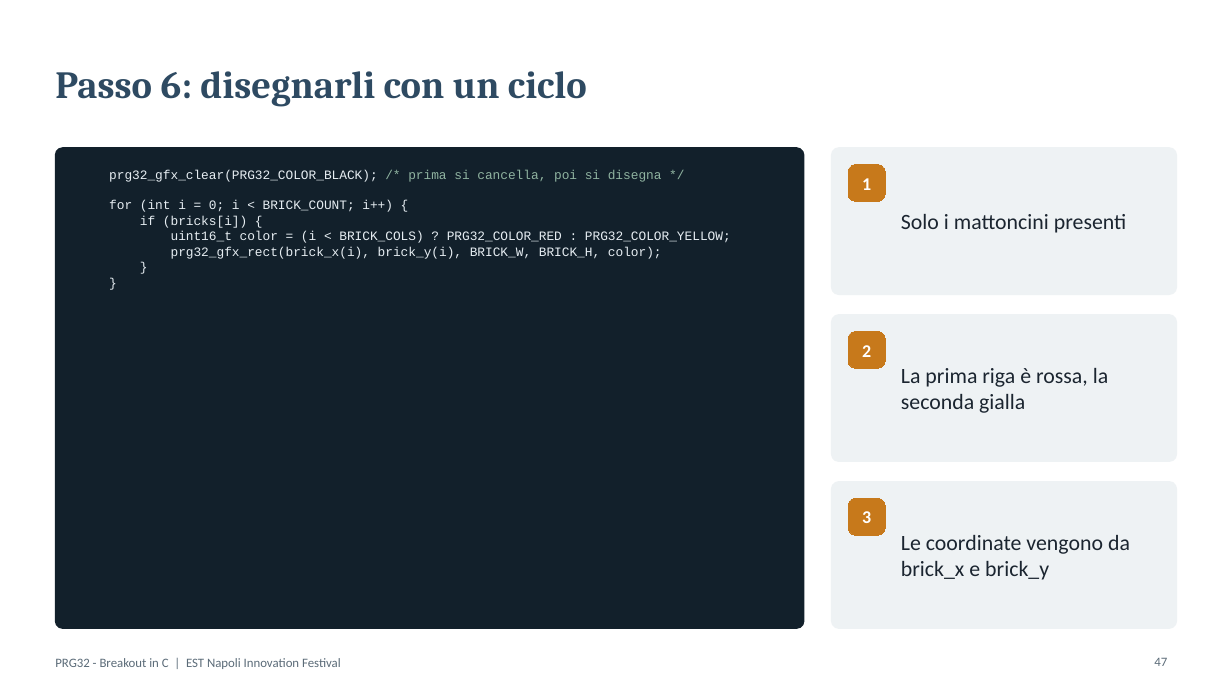
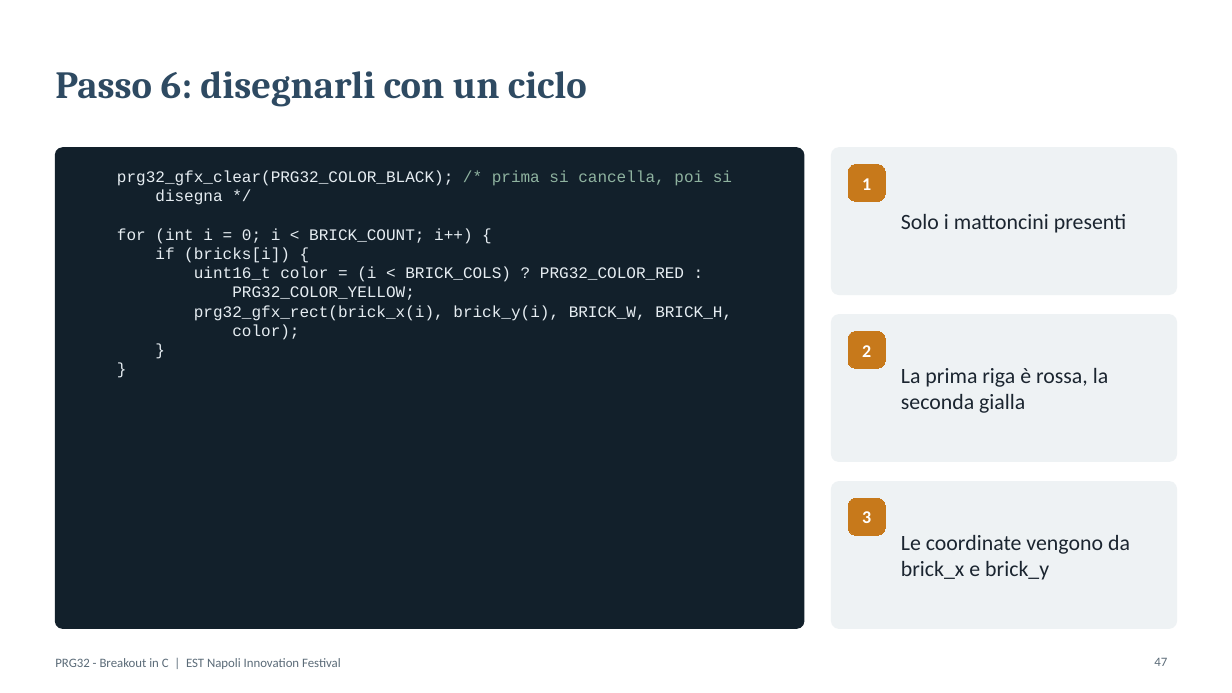
Before and after one commit to riscv-prg32/Playing-with-RISC-V_PRG32_textbook, a slide deck: slide 47 of workshops/EST-Napoli_Innovation_Festival/PRG32_Breakout_C.pptx. Drawn at 1232x693 pixels with LibreOffice and Linux fonts; fonts in the diff are those of the drawing. Boxes give left, top, right and bottom in pixels: in the first picture for what was removed or moved away, otherwise in the second. Text is boxed around its words. In the diff, an @@ line names an element or a change of style, - is before the commit and + after.

```diff
--- a/workshops/EST-Napoli_Innovation_Festival/PRG32_Breakout_C.pptx
+++ b/workshops/EST-Napoli_Innovation_Festival/PRG32_Breakout_C.pptx
@@ text at [117, 170, 732, 205]: text changed; size 10 to 12.5 pt @@
-prg32_gfx_clear(PRG32_COLOR_BLACK); /* prima si cancella, poi si disegna */
+prg32_gfx_clear(PRG32_COLOR_BLACK); /* prima si cancella, poi si
+disegna */
@@ text at [117, 228, 472, 263]: size 10 to 12.5 pt in "for (int i = 0; i < ...", "if (bricks[i]) {", "}", "}" @@
@@ text at [194, 266, 732, 340]: text changed; size 10 to 12.5 pt @@
-uint16_t color = (i < BRICK_COLS) ? PRG32_COLOR_RED : PRG32_COLOR_YELLOW;
-prg32_gfx_rect(brick_x(i), brick_y(i), BRICK_W, BRICK_H, color);
+uint16_t color = (i < BRICK_COLS) ? PRG32_COLOR_RED :
+PRG32_COLOR_YELLOW;
+prg32_gfx_rect(brick_x(i), brick_y(i), BRICK_W, BRICK_H,
+color);
```
Also in this commit, not shown: 8 other slides changed, 43 other files.
